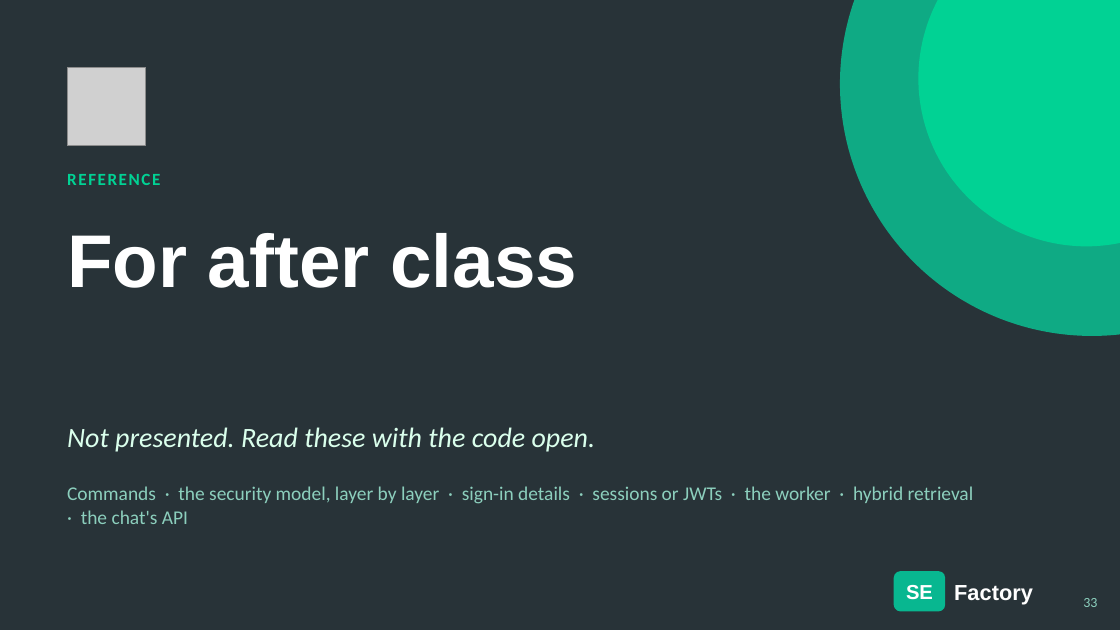
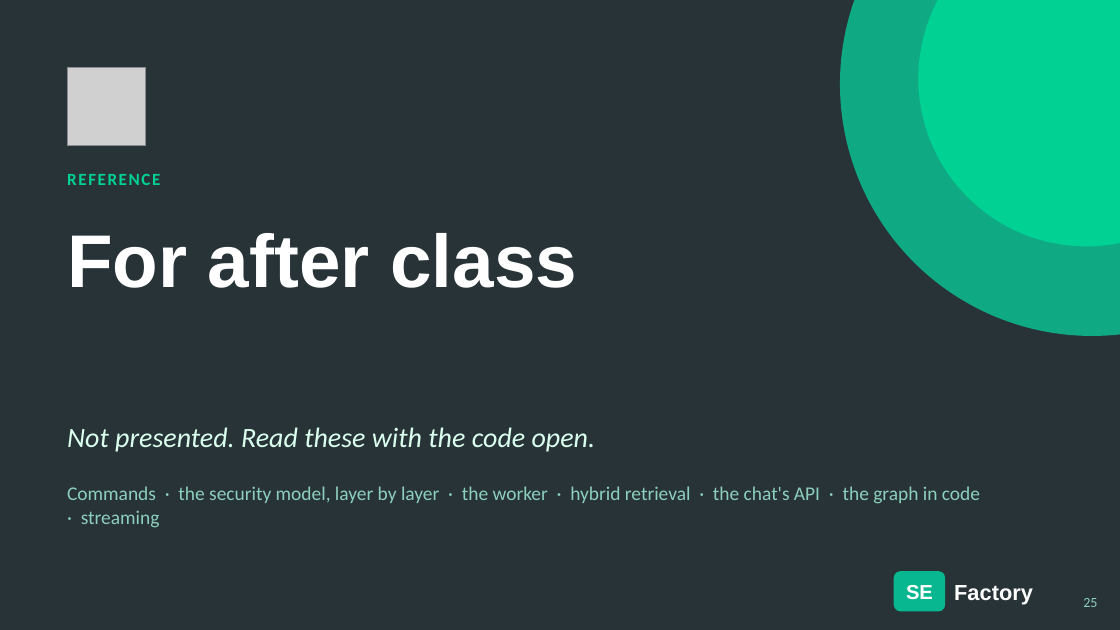
Before and after one commit to hasankanaan26/acme-desk, a slide deck: slide 25 of slides/part2-platform.pptx (slide 33 before the commit). Drawn at 1120x630 pixels with LibreOffice and Linux fonts; fonts in the diff are those of the drawing; grey boxes stand for pictures. Boxes give left, top, right and bottom in pixels: in the first picture for what was removed or moved away, otherwise in the second. Text is boxed around its words. In the diff, an @@ line names an element or a change of style, - is before the commit and + after.

```diff
--- a/slides/part2-platform.pptx
+++ b/slides/part2-platform.pptx
@@ text at bbox=[67, 486, 980, 528]: text changed @@
-Commands · the security model, layer by layer · sign-in details · sessions or JWTs · the worker · hybrid retrieval · the chat's API
+Commands · the security model, layer by layer · the worker · hybrid retrieval · the chat's API · the graph in code · streaming
@@ text at bbox=[1083, 598, 1097, 607]: text changed @@
-33
+25
```
Also in this commit, not shown: 18 other slides changed, 21 slides added, 20 slides removed, 9 other files.
